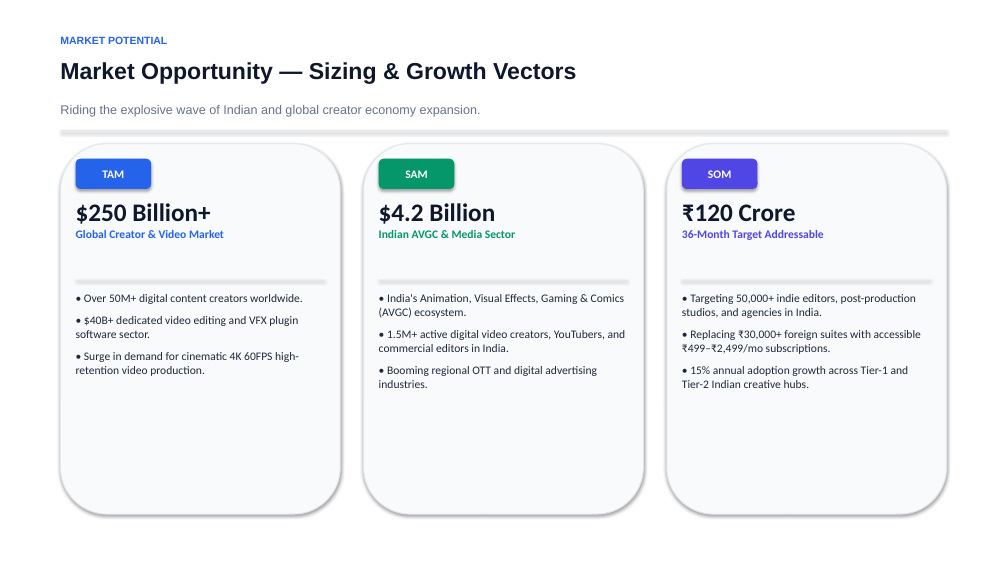
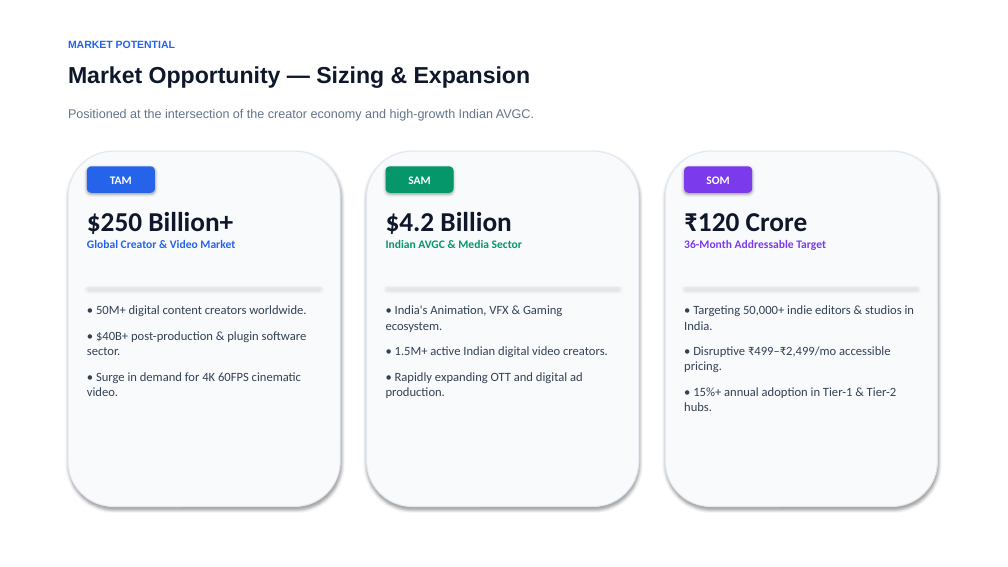
Before and after one commit to hrlpavan/hrl-international-website-, a slide deck: slide 5 of HRL_International_Pitch_Deck.pptx (slide 6 before the commit). Drawn at 1008x567 pixels with LibreOffice and Linux fonts; fonts in the diff are those of the drawing. Boxes give left, top, right and bottom in pixels: in the first picture for what was removed or moved away, otherwise in the second. Text is boxed around its words. In the diff, an @@ line names an element or a change of style, - is before the commit and + after.

Commit message:
Redesign pitch deck with clean, uncluttered white-background layout

```diff
--- a/HRL_International_Pitch_Deck.pptx
+++ b/HRL_International_Pitch_Deck.pptx
@@ text "MARKET POTENTIAL": place and size @@
-text "MARKET POTENTIAL" at (60,36,167,44)
+text "MARKET POTENTIAL" at (68,40,175,48)
@@ text at (68,66,531,88): text changed @@
-Market Opportunity — Sizing & Growth Vectors
+Market Opportunity — Sizing & Expansion
@@ text at (68,109,534,121): text changed @@
-Riding the explosive wave of Indian and global creator economy expansion.
+Positioned at the intersection of the creator economy and high-growth Indian AVGC.
@@ rectangle removed at (60,130,948,131) @@
@@ rounded rectangle: place and size @@
-rounded rectangle at (60,144,340,514)
+rounded rectangle at (68,151,340,507)
@@ rounded rectangle "TAM": place and size @@
-rounded rectangle "TAM" at (76,159,151,189)
+rounded rectangle "TAM" at (87,166,155,193)
@@ rounded rectangle: place and size @@
-rounded rectangle at (364,144,644,514)
+rounded rectangle at (367,151,639,507)
@@ rounded rectangle "SAM": place and size @@
-rounded rectangle "SAM" at (379,159,454,189)
+rounded rectangle "SAM" at (386,166,454,193)
@@ rounded rectangle: place and size @@
-rounded rectangle at (667,144,947,514)
+rounded rectangle at (665,151,938,507)
@@ rounded rectangle "SOM": place and size @@
-rounded rectangle "SOM" at (682,159,758,189)
+rounded rectangle "SOM" at (684,166,752,193)
@@ rounded rectangle "SOM" at (684,166,752,193): fill #4F46E5 to #7C3AED @@
@@ text "$250 Billion+": place and size @@
-text "$250 Billion+" at (76,203,224,238)
+text "$250 Billion+" at (87,212,235,248)
@@ text "$4.2 Billion": place and size @@
-text "$4.2 Billion" at (379,203,515,238)
+text "$4.2 Billion" at (386,212,522,248)
@@ text "₹120 Crore": place and size @@
-text "₹120 Crore" at (682,204,824,240)
+text "₹120 Crore" at (684,213,826,250)
@@ text at (87,212,233,234): size 24 to 26 pt in "$250 Billion+" @@
@@ text at (386,212,511,234): size 24 to 26 pt in "$4.2 Billion" @@
@@ text at (684,213,808,232): size 24 to 26 pt in "₹120 Crore" @@
@@ text at (684,240,826,250): text changed; text colour #4F46E5 to #7C3AED @@
-36-Month Target Addressable
+36-Month Addressable Target
@@ rectangle: place and size @@
-rectangle at (76,280,325,281)
+rectangle at (87,287,321,288)
@@ rectangle: place and size @@
-rectangle at (379,280,628,281)
+rectangle at (386,287,620,288)
@@ rectangle: place and size @@
-rectangle at (682,280,932,281)
+rectangle at (684,287,919,288)
@@ text at (87,305,307,396): text changed; size 11 to 12 pt; text colour #1E293B to #334155 @@
-• Over 50M+ digital content creators worldwide.
-• $40B+ dedicated video editing and VFX plugin software sector.
-• Surge in demand for cinematic 4K 60FPS high-retention video production.
+• 50M+ digital content creators worldwide.
+• $40B+ post-production & plugin software sector.
+• Surge in demand for 4K 60FPS cinematic video.
@@ text at (386,305,608,398): text changed; size 11 to 12 pt; text colour #1E293B to #334155 @@
-• India's Animation, Visual Effects, Gaming & Comics (AVGC) ecosystem.
-• 1.5M+ active digital video creators, YouTubers, and commercial editors in India.
-• Booming regional OTT and digital advertising industries.
+• India's Animation, VFX & Gaming ecosystem.
+• 1.5M+ active Indian digital video creators.
+• Rapidly expanding OTT and digital ad production.
@@ text at (684,305,914,411): text changed; size 11 to 12 pt; text colour #1E293B to #334155 @@
-• Targeting 50,000+ indie editors, post-production studios, and agencies in India.
-• Replacing ₹30,000+ foreign suites with accessible ₹499–₹2,499/mo subscriptions.
-• 15% annual adoption growth across Tier-1 and Tier-2 Indian creative hubs.
+• Targeting 50,000+ indie editors & studios in India.
+• Disruptive ₹499–₹2,499/mo accessible pricing.
+• 15%+ annual adoption in Tier-1 & Tier-2 hubs.
```
Also in this commit, not shown: 5 other slides changed, 4 slides added, 6 slides removed.
